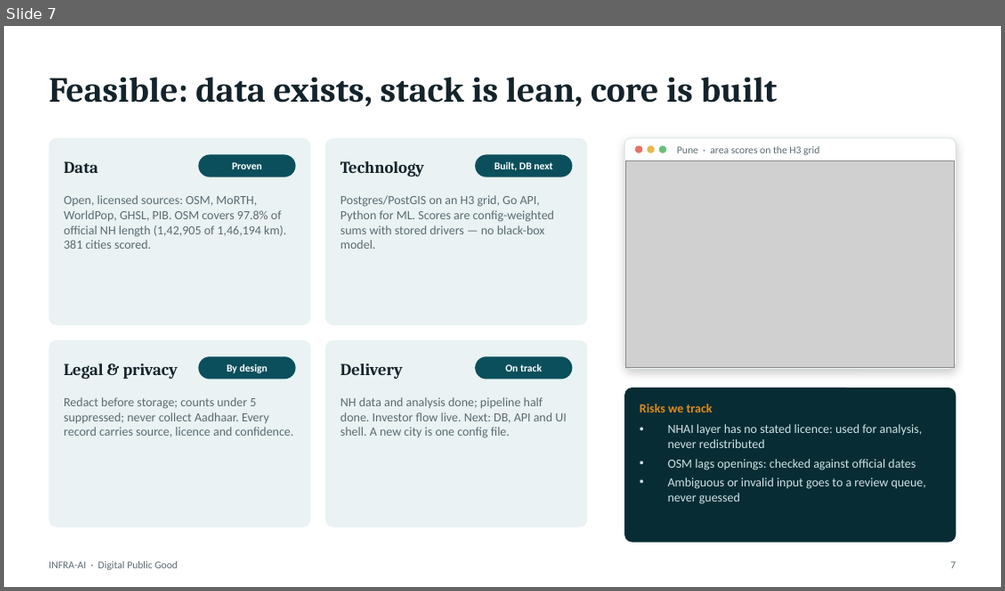
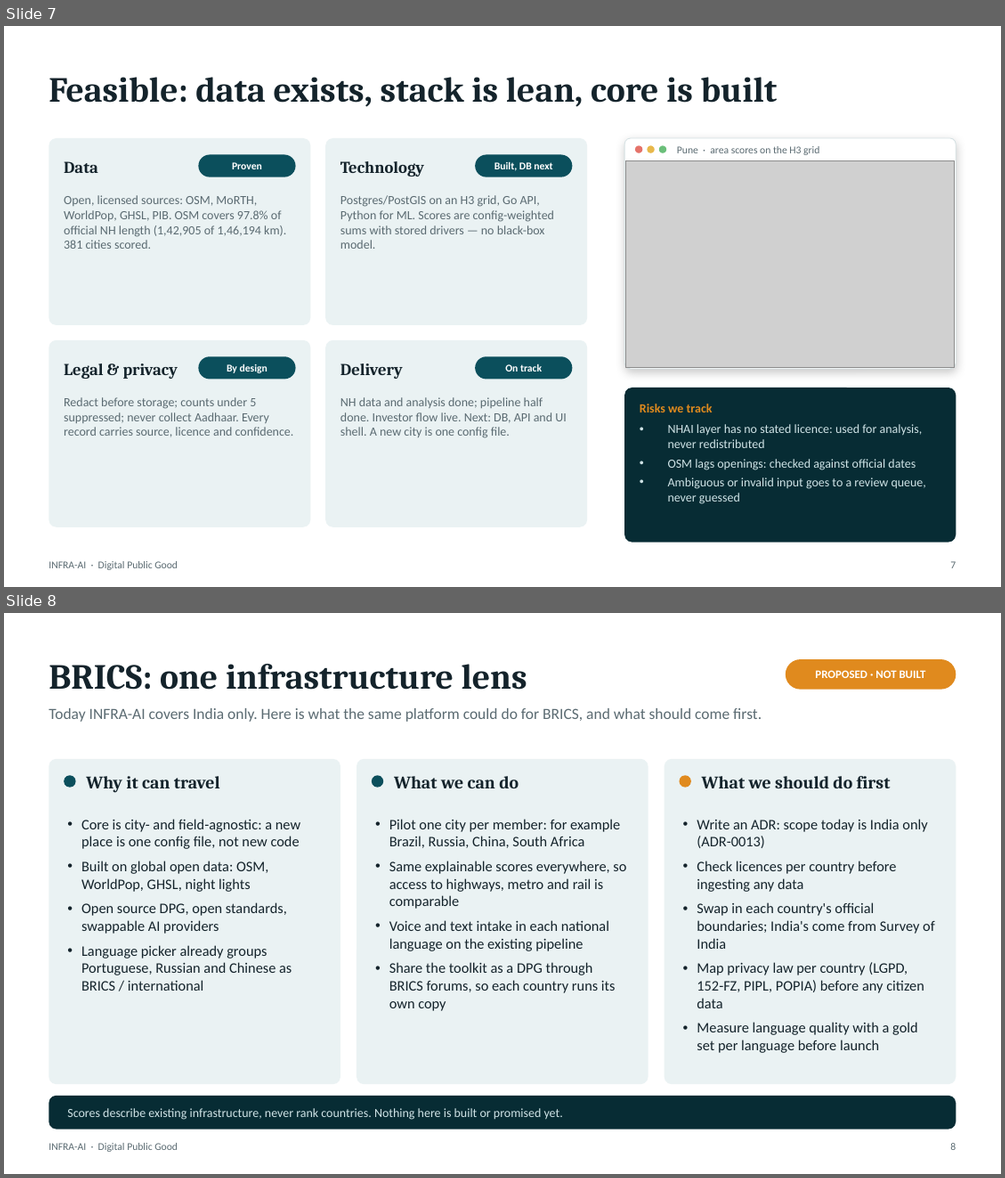
Before and after one commit to Punya23/INFRASTRUCTURE_AI, a slide deck: docs/INFRA-AI-pitch.pptx. Shown one above the other, each under a label of ours: slide 7 before the commit, slides 7 and 8 after it. The pictures are 1005x591 and 1005x1178 pixels, drawn with LibreOffice and Linux fonts; fonts in the diff are those of the drawing; grey boxes stand for pictures. Boxes give left, top, right and bottom in pixels: in the first picture for what was removed or moved away, otherwise in the second. Text is boxed around its words. In the diff, an @@ line names an element or a change of style, - is before the commit and + after.

```diff
--- a/docs/INFRA-AI-pitch.pptx
+++ b/docs/INFRA-AI-pitch.pptx
@@ slide 8 added at (4,613,1001,1174), background #FFFFFF @@
@@ text added at (48,664,527,690), 34 pt, text #14232B, bold @@
+BRICS: one infrastructure lens
@@ rounded rectangle added at (785,659,956,690), fill #E08A1E @@
@@ text added at (815,670,926,678), 11 pt, text #FFFFFF, bold @@
+PROPOSED · NOT BUILT
@@ text added at (48,708,761,722), 15 pt, text #5B6B72 @@
+Today INFRA-AI covers India only. Here is what the same platform could do for BRICS, and what should come first.
@@ rounded rectangle added at (48,759,340,1084), fill #EAF2F3 @@
@@ rounded rectangle added at (356,759,647,1084), fill #EAF2F3 @@
@@ rounded rectangle added at (664,759,956,1084), fill #EAF2F3 @@
@@ ellipse added at (64,775,76,787), fill #0B4F5C @@
@@ text added at (86,776,220,793), 17 pt, text #14232B, bold @@
+Why it can travel
@@ ellipse added at (372,775,384,787), fill #0B4F5C @@
@@ text added at (394,776,518,788), 17 pt, text #14232B, bold @@
+What we can do
@@ ellipse added at (680,775,691,787), fill #E08A1E @@
@@ text added at (702,776,890,788), 17 pt, text #14232B, bold @@
+What we should do first
@@ text added at (81,819,300,990), 14 pt, text #14232B @@
+• Core is city- and field-agnostic: a new place is one config file, not new code
+• Built on global open data: OSM, WorldPop, GHSL, night lights
+• Open source DPG, open standards, swappable AI providers
+• Language picker already groups Portuguese, Russian and Chinese as BRICS / international
@@ text added at (389,819,626,1011), 14 pt, text #14232B @@
+• Pilot one city per member: for example Brazil, Russia, China, South Africa
+• Same explainable scores everywhere, so access to highways, metro and rail is comparable
+• Voice and text intake in each national language on the existing pipeline
+• Share the toolkit as a DPG through BRICS forums, so each country runs its own copy
@@ text added at (696,819,935,1053), 14 pt, text #14232B @@
+• Write an ADR: scope today is India only (ADR-0013)
+• Check licences per country before ingesting any data
+• Swap in each country's official boundaries; India's come from Survey of India
+• Map privacy law per country (LGPD, 152-FZ, PIPL, POPIA) before any citizen data
+• Measure language quality with a gold set per language before launch
@@ rounded rectangle added at (48,1095,956,1129), fill #072C34 @@
@@ text added at (67,1108,563,1119), 12 pt, text #CFE3E6 @@
+Scores describe existing infrastructure, never rank countries. Nothing here is built or promised yet.
@@ text added at (48,1143,178,1151), 10 pt, text #5B6B72 @@
+INFRA-AI · Digital Public Good
@@ text added at (950,1143,955,1150), 10 pt, text #5B6B72 @@
+8
```
Also in this commit, not shown: 1 slide changed.
